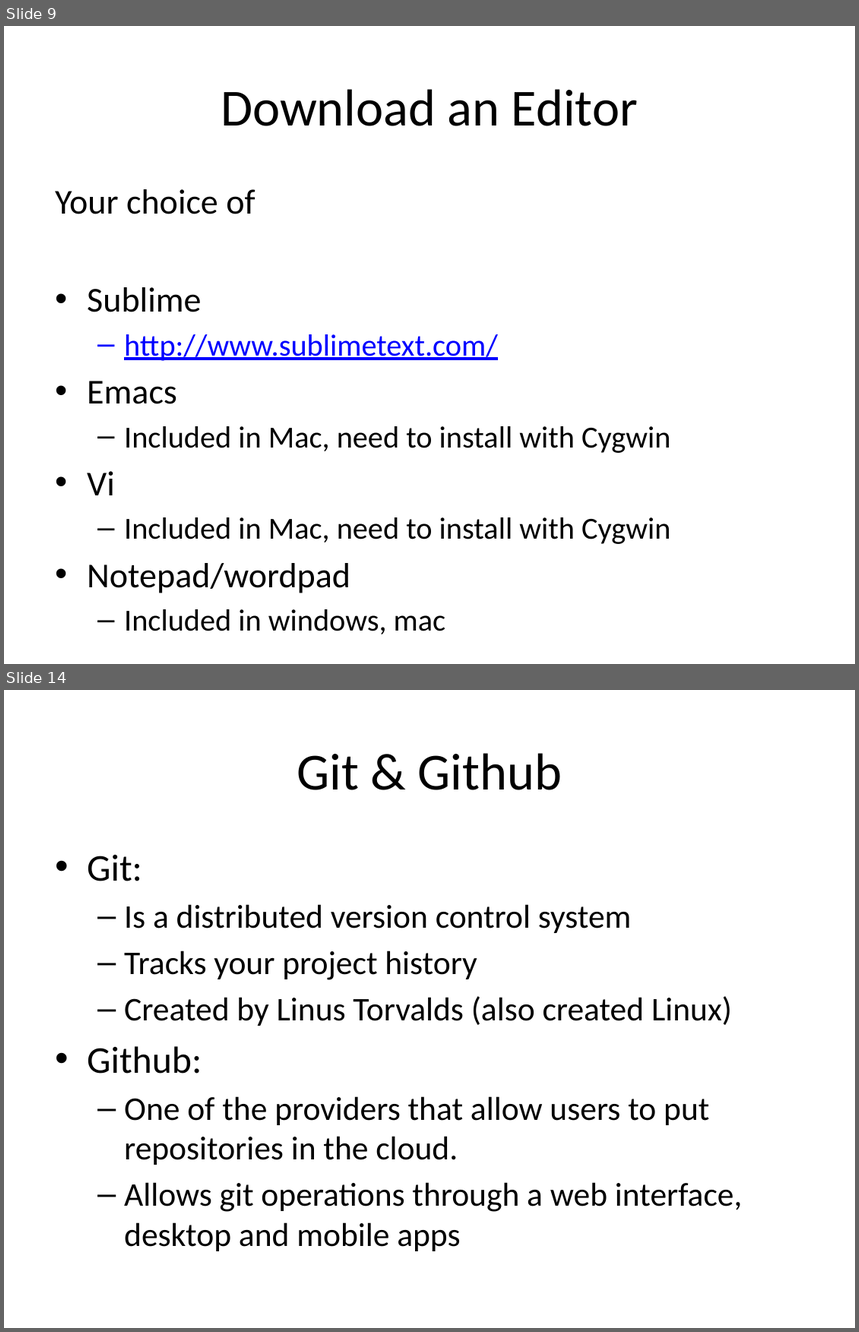
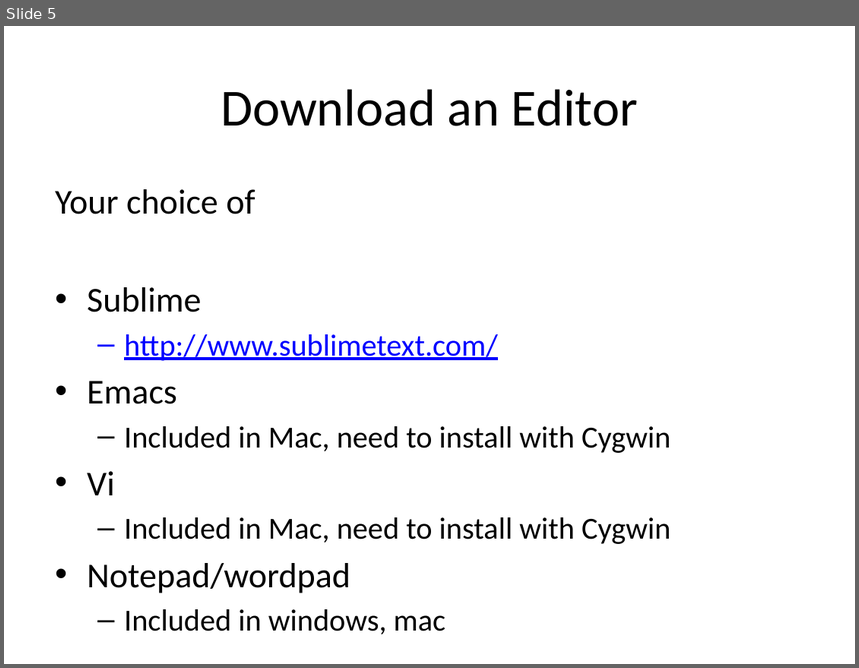
Before and after one commit to kinsidar/Spring2016, a slide deck: Slides/Lab1.pptx. Shown one above the other, each under a label of ours: slides 9 and 14 before the commit, slide 5 after it; the slides between them are not shown. The pictures are 859x1332 and 859x668 pixels, drawn with LibreOffice and Linux fonts; fonts in the diff are those of the drawing. Boxes give left, top, right and bottom in pixels: in the first picture for what was removed or moved away, otherwise in the second. Text is boxed around its words. In the diff, an @@ line names an element or a change of style, - is before the commit and + after.

```diff
--- a/Slides/Lab1.pptx
+++ b/Slides/Lab1.pptx
@@ slide 14 removed at (x1=4, y1=690, x2=855, y2=1328), background #FFFFFF @@
@@ title removed at (x1=297, y1=753, x2=562, y2=790) @@
-Git & Github
@@ text removed at (x1=87, y1=854, x2=742, y2=1252) @@
-• Git:
-  – Is a distributed version control system
-  – Tracks your project history
-  – Created by Linus Torvalds (also created Linux)
-• Github:
-  – One of the providers that allow users to put repositories in the cloud.
-  – Allows git operations through a web interface, desktop and mobile apps
@@ what was slide 9 is now slide 5 @@
```
Also in this commit, not shown: 6 slides changed, 10 other slides removed.
